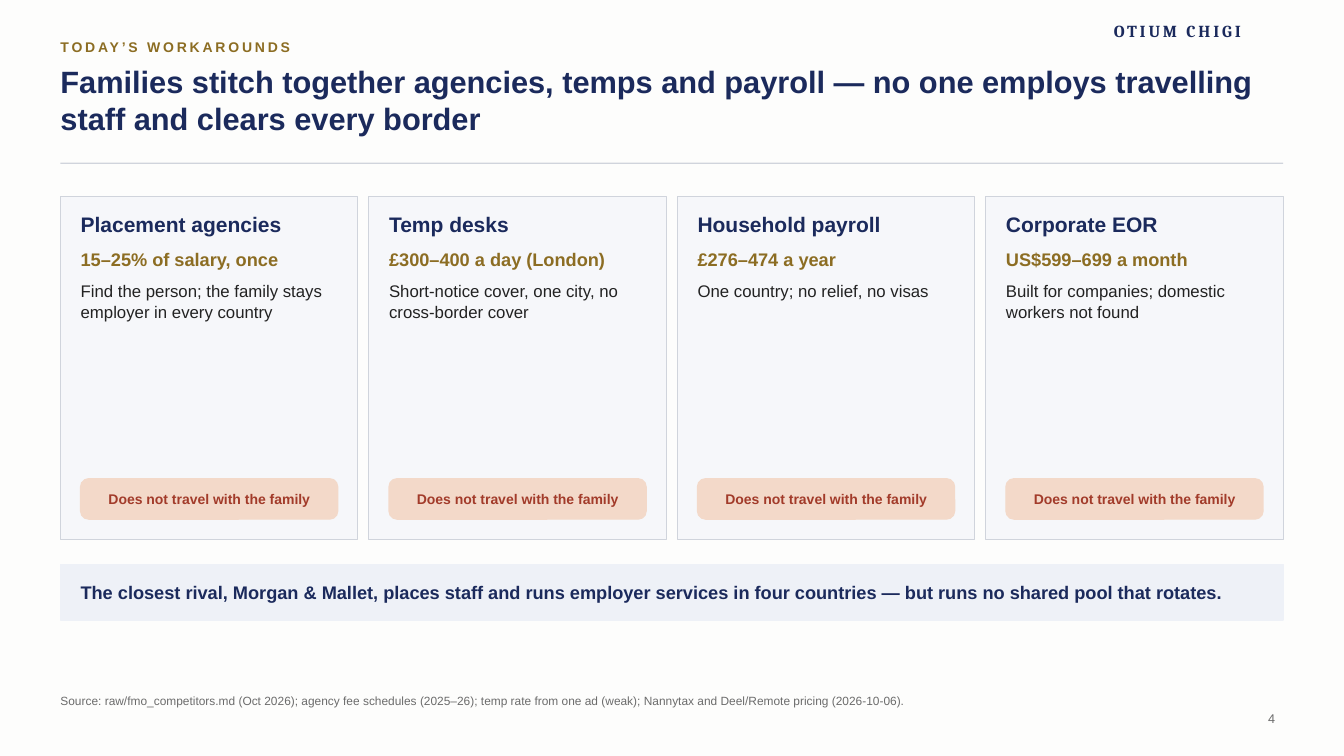
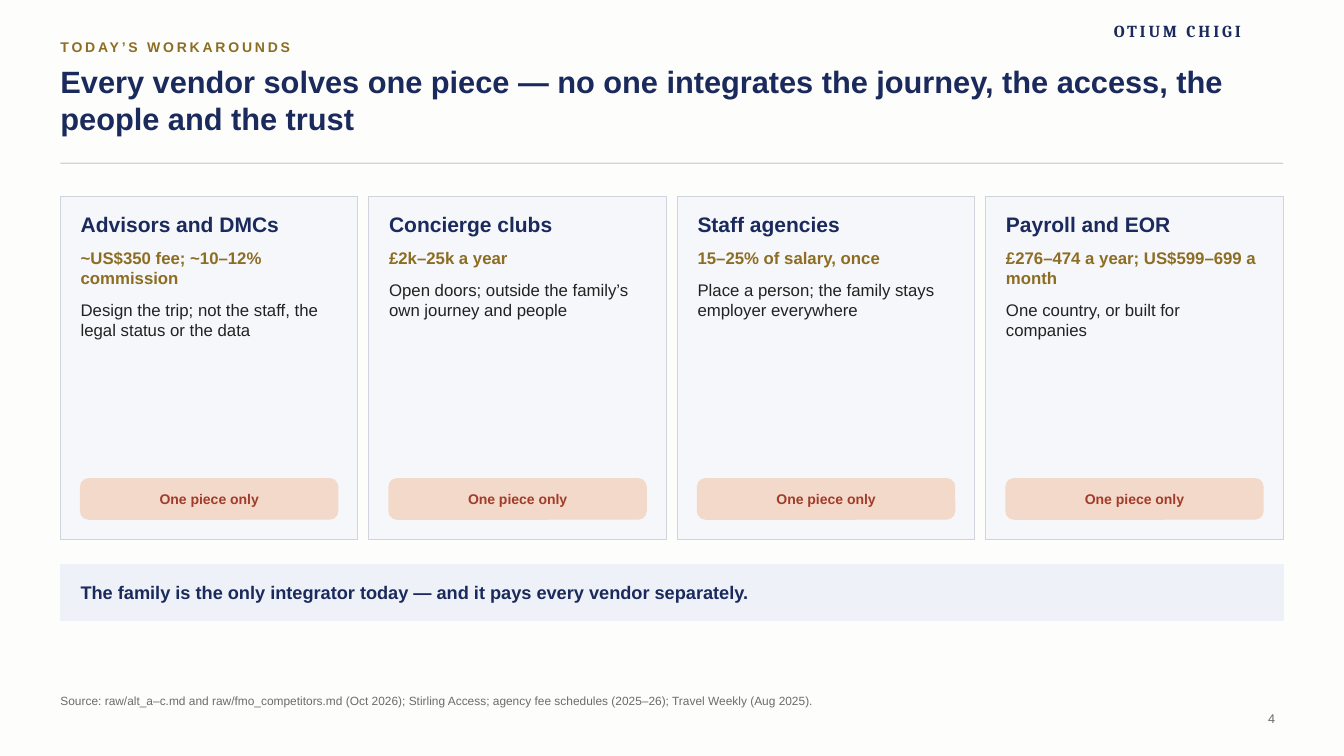
Before and after one commit to algarcalebe-web/legendary-bassoon, a slide deck: slide 4 of deck/Otium_Chigi_Journeys_Pitch_Deck.pptx. Drawn at 1344x756 pixels with LibreOffice and Linux fonts; fonts in the diff are those of the drawing; background and template pictures are left out. Boxes give left, top, right and bottom in pixels: in the first picture for what was removed or moved away, otherwise in the second. Text is boxed around its words. In the diff, an @@ line names an element or a change of style, - is before the commit and + after.

```diff
--- a/deck/Otium_Chigi_Journeys_Pitch_Deck.pptx
+++ b/deck/Otium_Chigi_Journeys_Pitch_Deck.pptx
@@ title at box(60, 70, 1222, 135): text changed @@
-Families stitch together agencies, temps and payroll — no one employs travelling staff and clears every border
+Every vendor solves one piece — no one integrates the journey, the access, the people and the trust
@@ text at box(81, 216, 318, 340): text changed @@
-Placement agencies
-15–25% of salary, once
-Find the person; the family stays employer in every country
+Advisors and DMCs
+~US$350 fee; ~10–12% commission
+Design the trip; not the staff, the legal status or the data
@@ text at box(389, 216, 629, 320): text changed @@
-Temp desks
-£300–400 a day (London)
-Short-notice cover, one city, no cross-border cover
+Concierge clubs
+£2k–25k a year
+Open doors; outside the family’s own journey and people
@@ text at box(698, 216, 934, 320): text changed; bold off @@
-Household payroll
-£276–474 a year
-One country; no relief, no visas
+Staff agencies
+15–25% of salary, once
+Place a person; the family stays employer everywhere
@@ text at box(1006, 216, 1255, 340): text changed; text colour #222222 to #8C6D23; bold on @@
-Corporate EOR
-US$599–699 a month
-Built for companies; domestic workers not found
+Payroll and EOR
+£276–474 a year; US$599–699 a month
+One country, or built for companies
@@ text at box(160, 494, 259, 507): text changed @@
-Does not travel with the family
+One piece only
@@ text at box(468, 494, 568, 507): text changed @@
-Does not travel with the family
+One piece only
@@ text at box(776, 494, 876, 507): text changed @@
-Does not travel with the family
+One piece only
@@ text at box(1085, 494, 1184, 507): text changed @@
-Does not travel with the family
+One piece only
@@ text at box(81, 585, 749, 603): text changed @@
-The closest rival, Morgan & Mallet, places staff and runs employer services in four countries — but runs no shared pool that rotates.
+The family is the only integrator today — and it pays every vendor separately.
@@ text at box(60, 696, 813, 708): text changed @@
-Source: raw/fmo_competitors.md (Oct 2026); agency fee schedules (2025–26); temp rate from one ad (weak); Nannytax and Deel/Remote pricing (2026-10-06).
+Source: raw/alt_a–c.md and raw/fmo_competitors.md (Oct 2026); Stirling Access; agency fee schedules (2025–26); Travel Weekly (Aug 2025).
```
Also in this commit, not shown: 8 other slides changed, 6 slides added, 5 slides removed, 3 other files.
